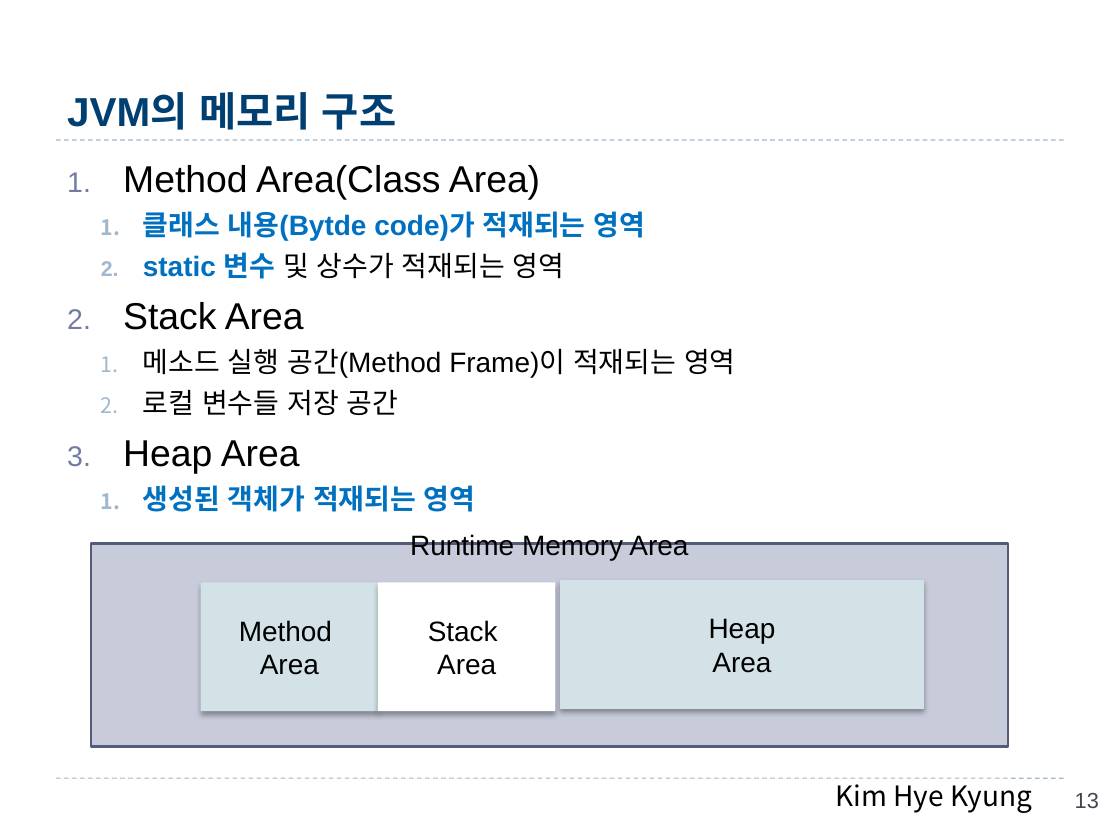
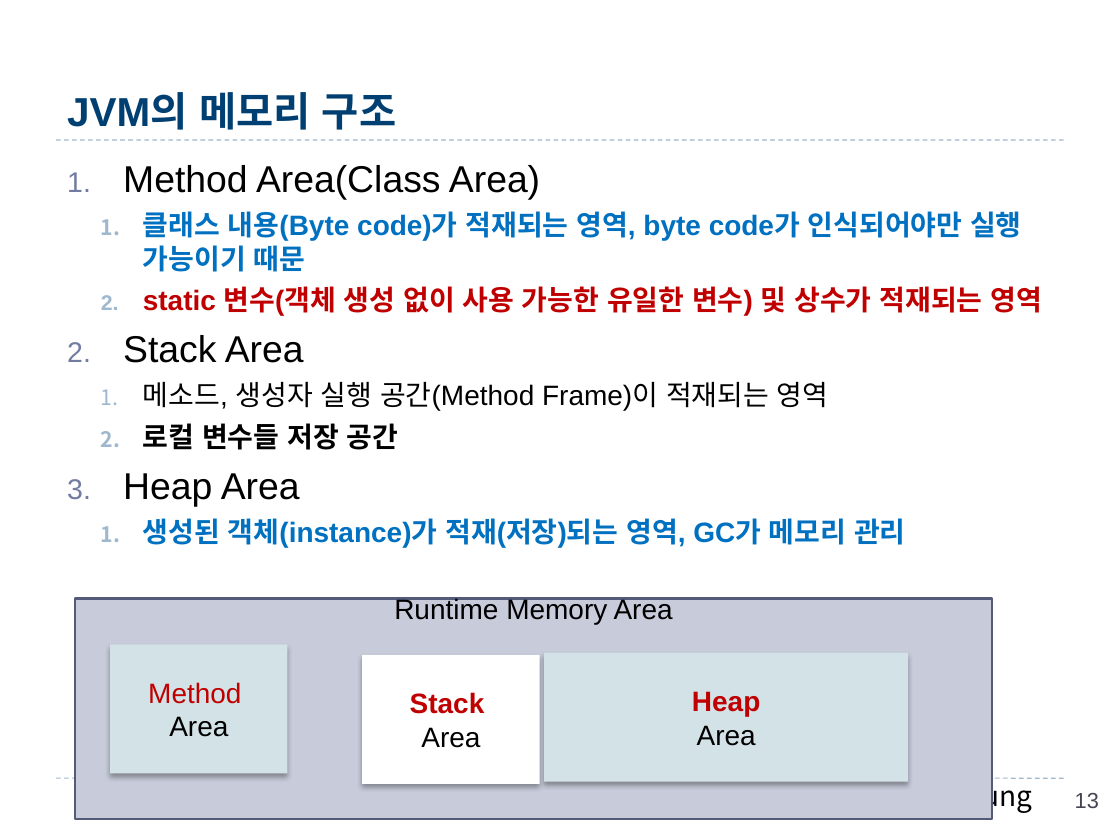
Before and after one commit to hwanginbeom/bigData, a slide deck: slide 13 of 1.Java_김혜경.pptx. Drawn at 1120x840 pixels with LibreOffice and Linux fonts; fonts in the diff are those of the drawing. Boxes give left, top, right and bottom in pixels: in the first picture for what was removed or moved away, otherwise in the second. Text is boxed around its words. In the diff, an @@ line names an element or a change of style, - is before the commit and + after.

```diff
--- a/1.Java_김혜경.pptx
+++ b/1.Java_김혜경.pptx
@@ text at (x1=143, y1=211, x2=1042, y2=316): text changed @@
-  1. 클래스 내용(Bytde code)가 적재되는 영역
-  2. static 변수 및 상수가 적재되는 영역
+  1. 클래스 내용(Byte code)가 적재되는 영역, byte code가 인식되어야만 실행 가능이기 때문
+  2. static 변수(객체 생성 없이 사용 가능한 유일한 변수) 및 상수가 적재되는 영역
@@ text at (x1=143, y1=382, x2=829, y2=411): text changed @@
-  1. 메소드 실행 공간(Method Frame)이 적재되는 영역
+  1. 메소드, 생성자 실행 공간(Method Frame)이 적재되는 영역
@@ text at (x1=143, y1=423, x2=399, y2=450): bold on in "로컬 변수들 저장 공간" @@
@@ text at (x1=143, y1=518, x2=906, y2=548): text changed @@
-  1. 생성된 객체가 적재되는 영역
+  1. 생성된 객체(instance)가 적재(저장)되는 영역, GC가 메모리 관리
@@ rectangle "Runtime Memory Area" resized from (x1=91, y1=543, x2=1008, y2=746) to (x1=75, y1=598, x2=992, y2=819) @@
@@ rectangle "Method" moved from (x1=200, y1=582, x2=377, y2=711) to (x1=110, y1=644, x2=287, y2=773) @@
@@ rectangle "Stack" moved from (x1=379, y1=582, x2=556, y2=711) to (x1=362, y1=655, x2=539, y2=784) @@
@@ rectangle "Heap" moved from (x1=560, y1=580, x2=924, y2=709) to (x1=544, y1=653, x2=908, y2=782) @@
@@ text in rectangle at (x1=148, y1=682, x2=241, y2=704): text colour #000000 to #C00000 in "Method" @@
@@ text in rectangle at (x1=410, y1=692, x2=485, y2=714): text colour #000000 to #C00000, bold on in "Stack" @@
@@ text in rectangle at (x1=692, y1=691, x2=760, y2=716): text colour #000000 to #C00000, bold on in "Heap" @@
```
Also in this commit, not shown: 14 other slides changed, 1 slide added.
